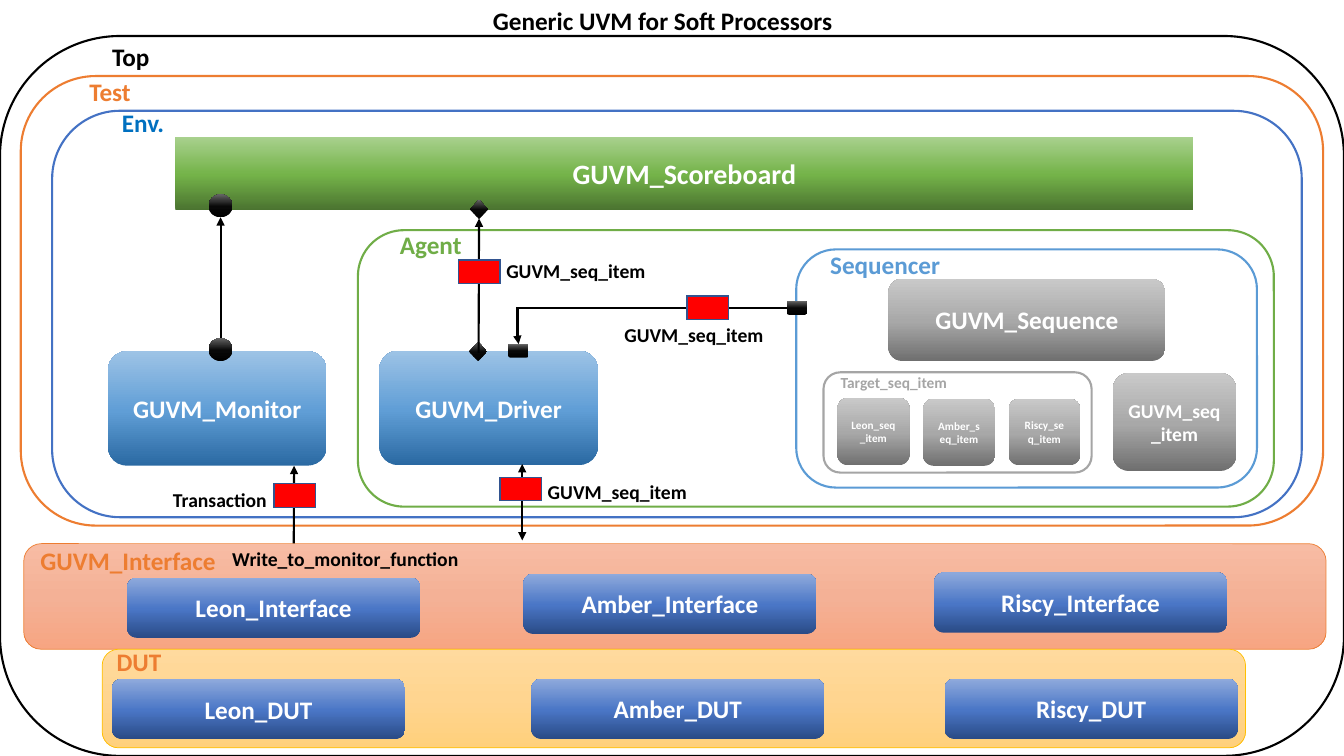
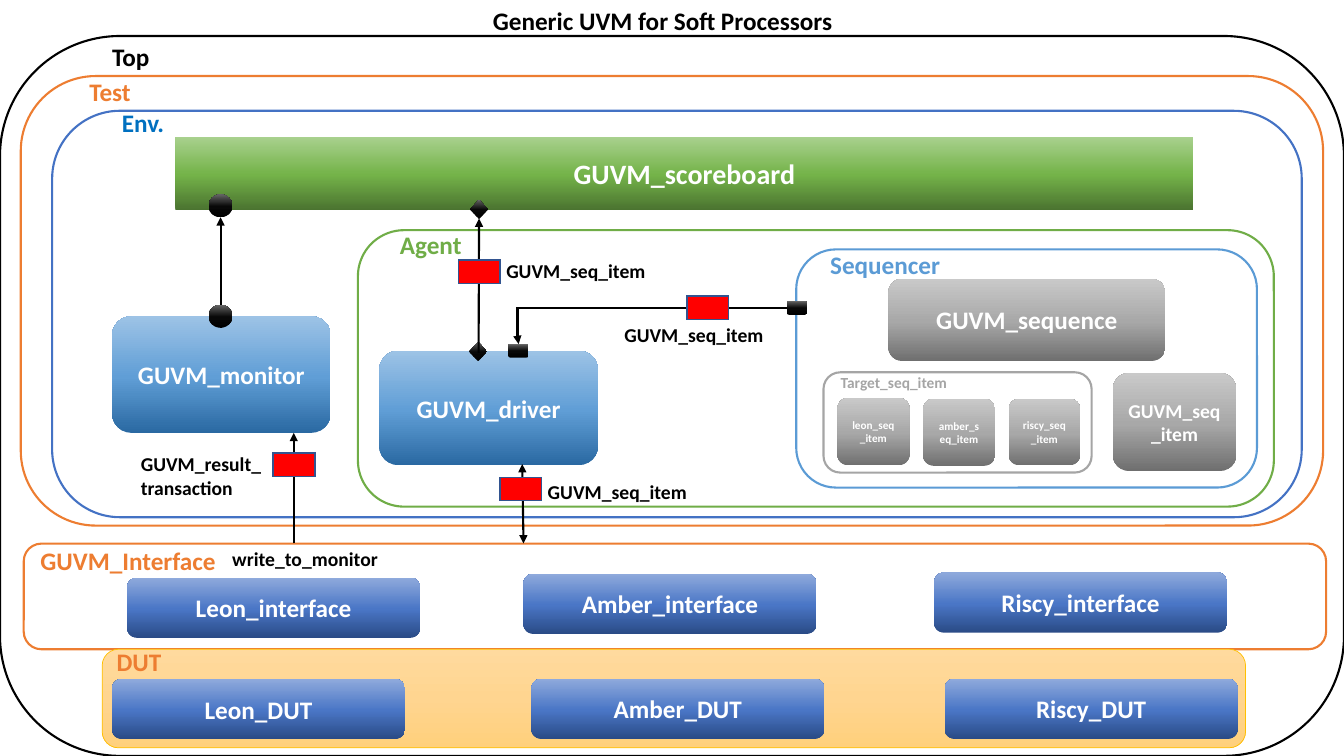
Before and after one commit to cufeolm/codeGP, a slide deck: slide 2 of Block Diagram_edited.pptx. Drawn at 1344x756 pixels with LibreOffice and Linux fonts; fonts in the diff are those of the drawing. Boxes give left, top, right and bottom in pixels: in the first picture for what was removed or moved away, otherwise in the second. Text is boxed around its words. In the diff, an @@ line names an element or a change of style, - is before the commit and + after.

```diff
--- a/Block Diagram_edited.pptx
+++ b/Block Diagram_edited.pptx
@@ text in rectangle at (574,164,795,188): text changed @@
-GUVM_Scoreboard
+GUVM_scoreboard
@@ arrow moved from (221, 356) - (221, 218) to (221, 328) - (221, 218) @@
@@ rounded rectangle "GUVM_monitor": place and size @@
-rounded rectangle "GUVM_monitor" at (108,351,327,466)
+rounded rectangle "GUVM_monitor" at (112,317,331,434)
@@ ellipse: place and size @@
-ellipse at (209,338,233,361)
+ellipse at (209,304,233,328)
@@ text in rounded rectangle at (936,312,1117,333): text changed @@
-GUVM_Sequence
+GUVM_sequence
@@ text in rounded rectangle at (138,366,305,388): text changed @@
-GUVM_Monitor
+GUVM_monitor
@@ text in rounded rectangle at (417,400,561,422): text changed @@
-GUVM_Driver
+GUVM_driver
@@ arrow moved from (293, 543) - (294, 466) to (293, 543) - (293, 433) @@
@@ text in rounded rectangle at (852,421,894,444): text changed @@
-Leon_seq_item
+leon_seq_item
@@ text in rounded rectangle at (939,422,979,445): text changed @@
-Amber_seq_item
+amber_seq_item
@@ text in rounded rectangle at (1023,421,1066,445): text changed @@
-Riscy_seq_item
+riscy_seq_item
@@ text at (141,457,261,495): text changed @@
-Transaction
+GUVM_result_transaction
@@ rectangle: place and size @@
-rectangle at (274,484,316,507)
+rectangle at (273,453,315,476)
@@ double arrow moved from (522, 464) - (522, 540) to (522, 464) - (523, 543) @@
@@ rounded rectangle at (24,543,1327,649): fill gradient #F7BDA5 to #F5B196 to #F8A582 to #FFFFFF; outline #ED7D31 0.5 pt to #ED7D31 1.5 pt @@
@@ text at (232,552,378,569): text changed @@
-Write_to_monitor_function
+write_to_monitor
@@ text in rounded rectangle at (196,599,352,621): text changed @@
-Leon_Interface
+Leon_interface
@@ text in rounded rectangle at (582,595,758,617): text changed @@
-Amber_Interface
+Amber_interface
@@ text in rounded rectangle at (1001,594,1159,616): text changed @@
-Riscy_Interface
+Riscy_interface
```
